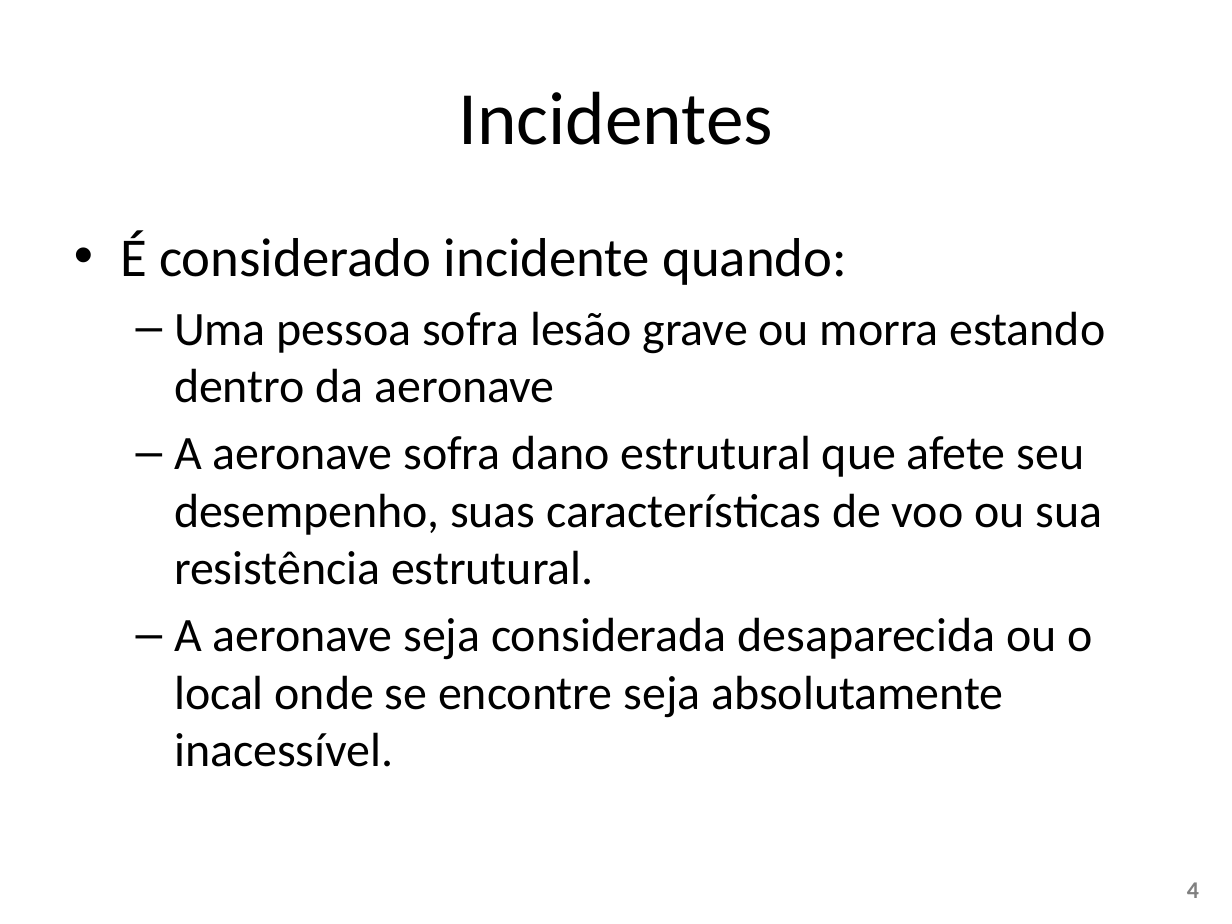
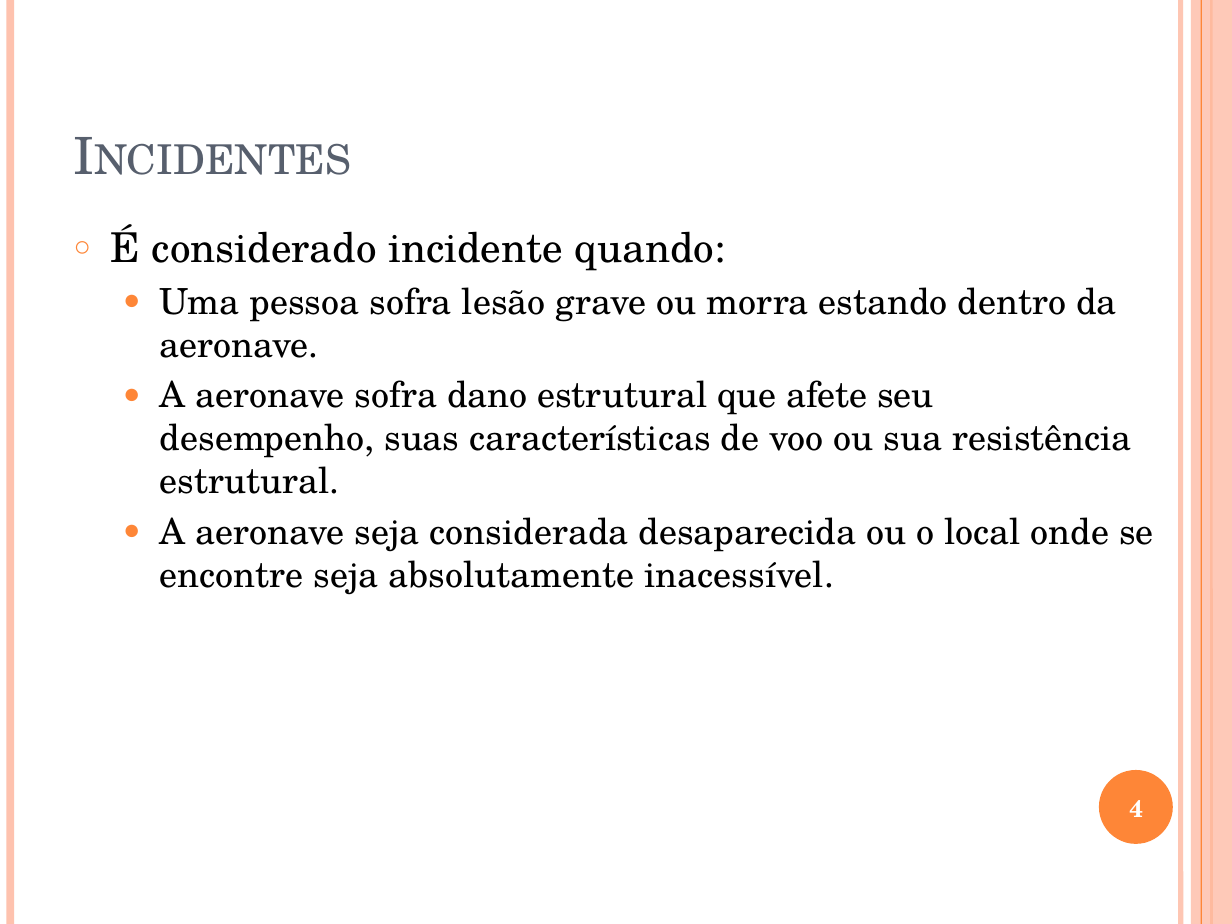
Before and after one commit to W3SS/ciencia-dados, a slide deck: slide 4 of apresentacao ciencia dados.pptx. Drawn at 1232x924 pixels with LibreOffice and Linux fonts; fonts in the diff are those of the drawing. Boxes give left, top, right and bottom in pixels: in the first picture for what was removed or moved away, otherwise in the second. Text is boxed around its words. In the diff, an @@ line names an element or a change of style, - is before the commit and + after.

```diff
--- a/apresentacao ciencia dados.pptx
+++ b/apresentacao ciencia dados.pptx
@@ line added from (10, 0) to (10, 924), #FEC3AE 4.5 pt @@
@@ line added from (1180, 0) to (1180, 924), #FEC3AE 3 pt @@
@@ rectangle added at (1191, 0, 1232, 924), fill #FEC3AE at 87% opacity @@
@@ line added from (1201, 0) to (1201, 924), #FE8637 0.75 pt @@
@@ line added from (1211, 0) to (1211, 924), #FE8637 1.5 pt @@
@@ title "Incidentes" at (62, 37, 1068, 191): size 44 to 30 pt, font Calibri to TeX Gyre Schola, text colour #000000 to #575F6D, small capitals on; alignment centre to left; vertical alignment middle to bottom @@
@@ text at (111, 224, 1154, 595): size 32 to 24 pt in "É considerado incidente quando:"; font Calibri to TeX Gyre Schola in "É considerado incidente quando:", "A aeronave sofra dano estrutural que afete ...", "A aeronave seja considerada desaparecida ou o ..."; size 28 to 21 pt in "A aeronave sofra dano estrutural que afete ...", "A aeronave seja considerada desaparecida ou o ..."; bullet • to ○; bullet – to ●; less space between paragraphs @@
@@ text at (160, 287, 1117, 358): text changed; size 28 to 21 pt; font Calibri to TeX Gyre Schola @@
-  – Uma pessoa sofra lesão grave ou morra estando dentro da aeronave
+  ● Uma pessoa sofra lesão grave ou morra estando dentro da aeronave.
@@ page number: place and size @@
-page number at (1187, 882, 1199, 898)
+page number at (1129, 800, 1143, 817)
@@ page number at (1129, 800, 1143, 817): font Calibri to TeX Gyre Schola, text colour #808080 to #FFFFFF; alignment right to centre @@
@@ ellipse added at (1099, 770, 1173, 844), fill #FE8637 @@
```
Also in this commit, not shown: 13 other slides changed, 1 slide added.
